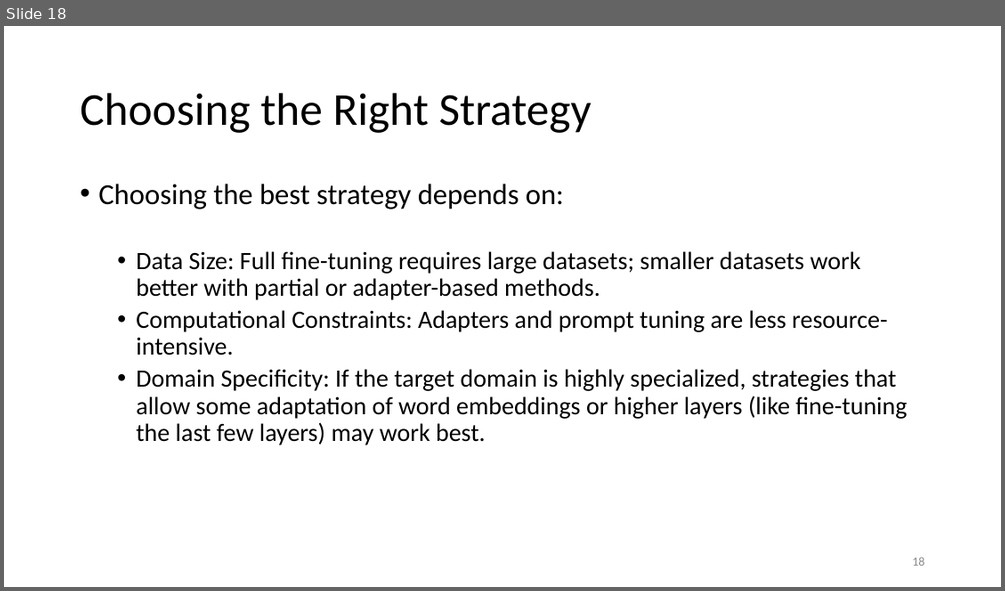
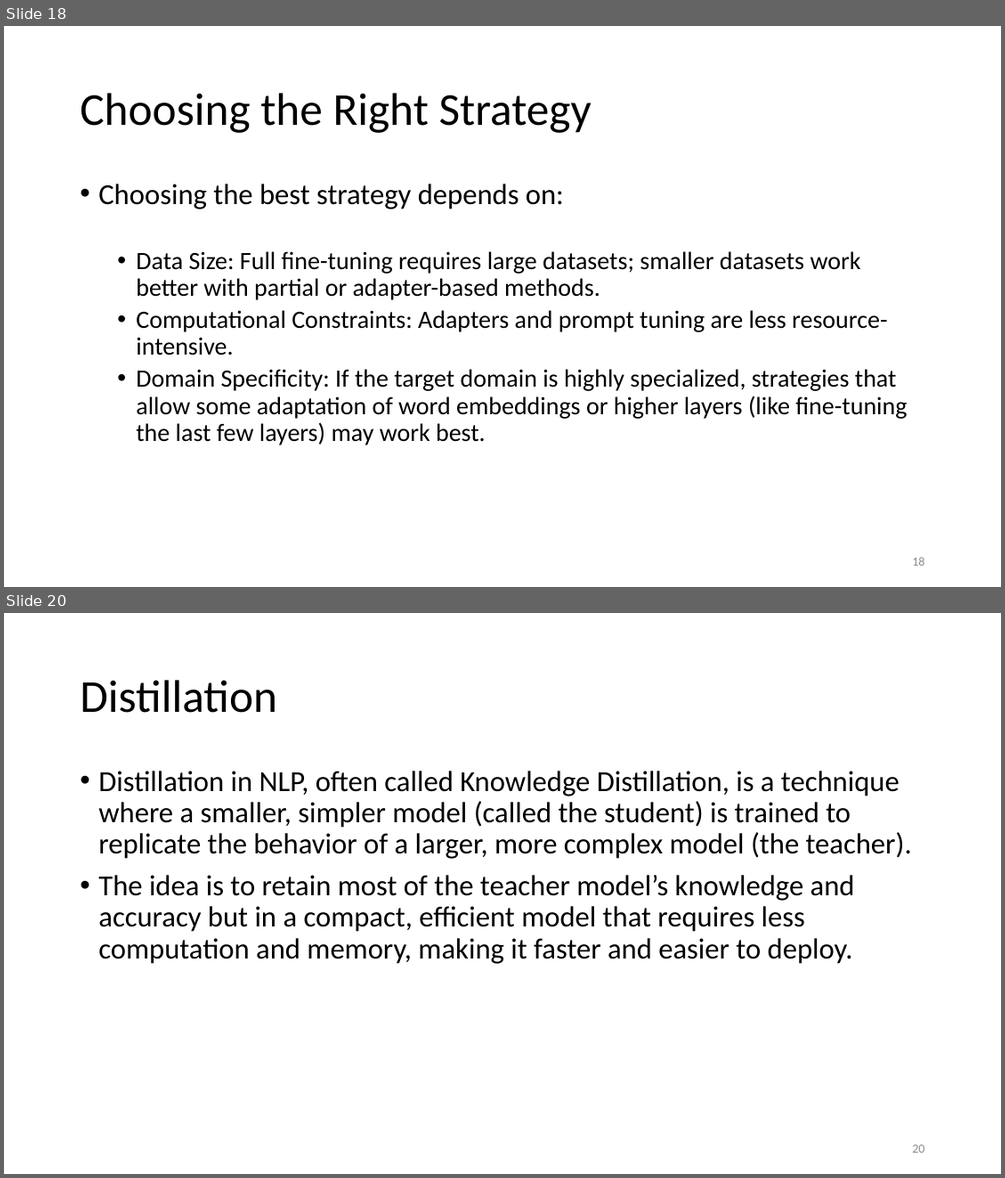
Before and after one commit to motazsaad/NLP-Seminar, a slide deck: slides/LLMs/Transfer learning (finetunning).pptx. Shown one above the other, each under a label of ours: slide 18 before the commit, slides 18 and 20 after it; the slides between them are not shown. The pictures are 1005x591 and 1005x1178 pixels, drawn with LibreOffice and Linux fonts; fonts in the diff are those of the drawing. Boxes give left, top, right and bottom in pixels: in the first picture for what was removed or moved away, otherwise in the second. Text is boxed around its words. In the diff, an @@ line names an element or a change of style, - is before the commit and + after.

```diff
--- a/slides/LLMs/Transfer learning (finetunning).pptx
+++ b/slides/LLMs/Transfer learning (finetunning).pptx
@@ slide 20 added at <box>4,613,1001,1174</box>, background #FFFFFF @@
@@ title added at <box>80,680,277,713</box>, 44 pt, text #000000 @@
+Distillation
@@ text added at <box>98,771,912,964</box>, 28 pt, text #000000 @@
+• Distillation in NLP, often called Knowledge Distillation, is a technique where a smaller, simpler model (called the student) is trained to replicate the behavior of a larger, more complex model (the teacher).
+• The idea is to retain most of the teacher model’s knowledge and accuracy but in a compact, efficient model that requires less computation and memory, making it faster and easier to deploy.
@@ page number added at <box>912,1144,924,1152</box>, 12 pt, text #8C8C8C @@
+20
```
Also in this commit, not shown: 7 slides changed, 22 other slides added, 2 slides removed, 5 other files.
